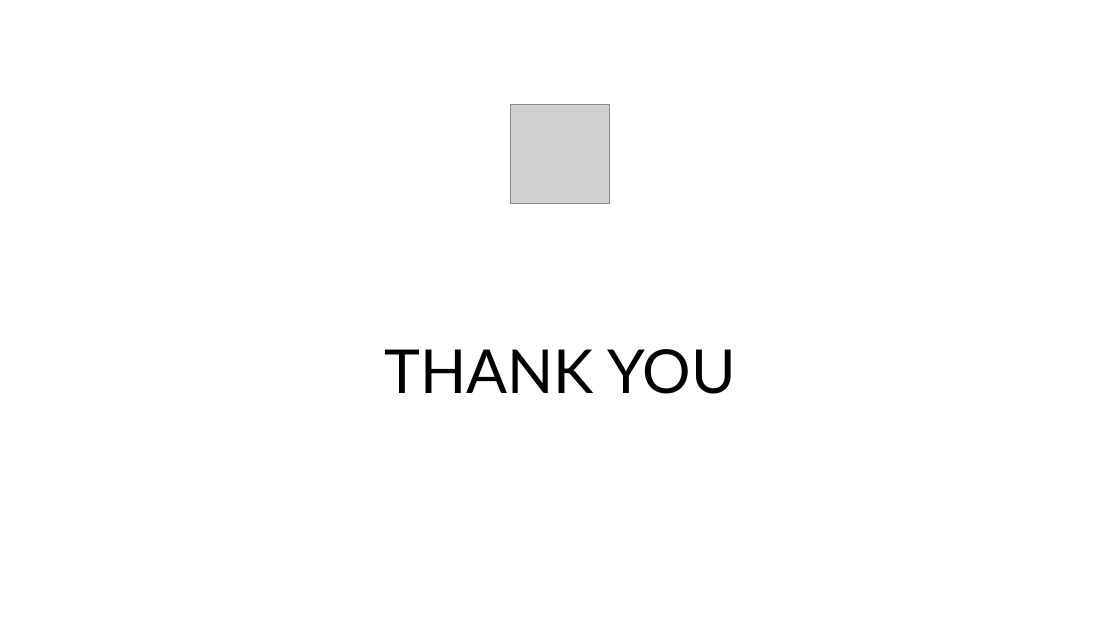
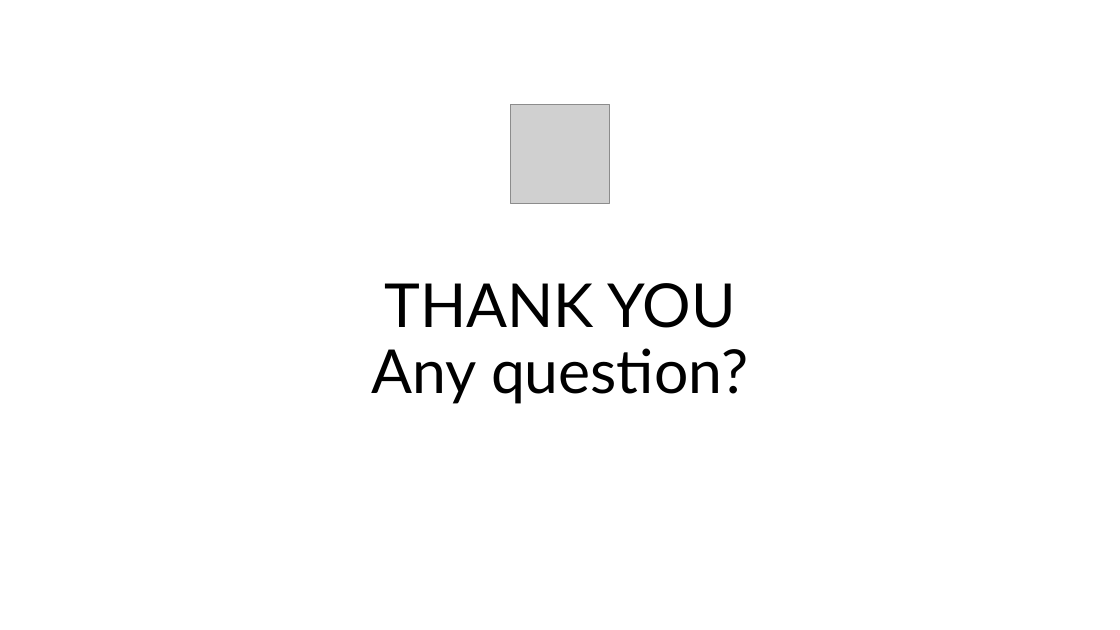
Before and after one commit to Aya2002Amjad/GP2, a slide deck: slide 8 of documentations/GP2PowePoint.pptx (slide 30 before the commit). Drawn at 1120x630 pixels with LibreOffice and Linux fonts; fonts in the diff are those of the drawing; grey boxes stand for pictures. Boxes give left, top, right and bottom in pixels: in the first picture for what was removed or moved away, otherwise in the second. Text is boxed around its words. In the diff, an @@ line names an element or a change of style, - is before the commit and + after.

```diff
--- a/documentations/GP2PowePoint.pptx
+++ b/documentations/GP2PowePoint.pptx
@@ title at (x1=372, y1=283, x2=748, y2=404): text changed @@
-THANK YOU
+THANK YOU
+Any question?
```
Also in this commit, not shown: 3 other slides changed, 1 slide added, 1 slide removed, 3 other files.
